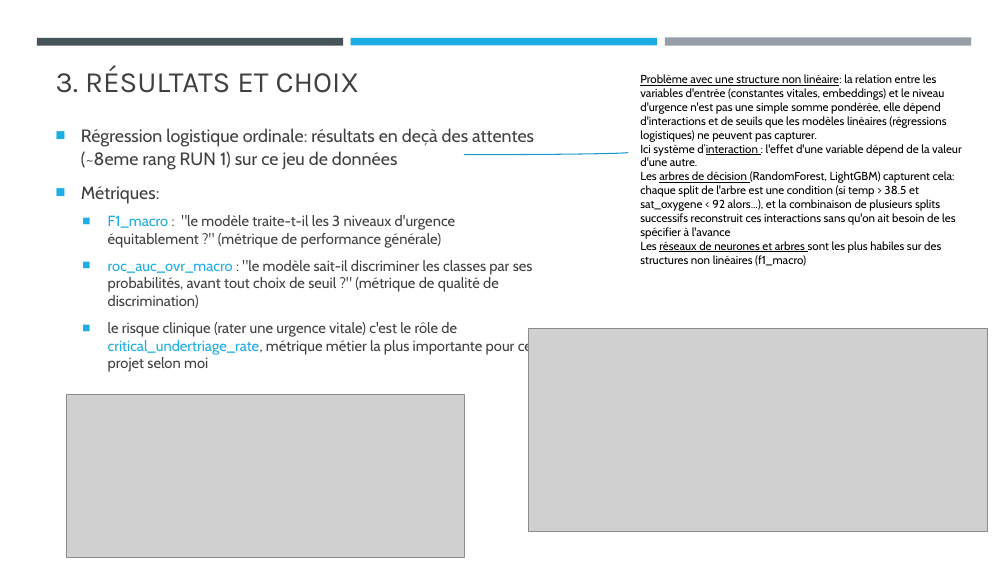
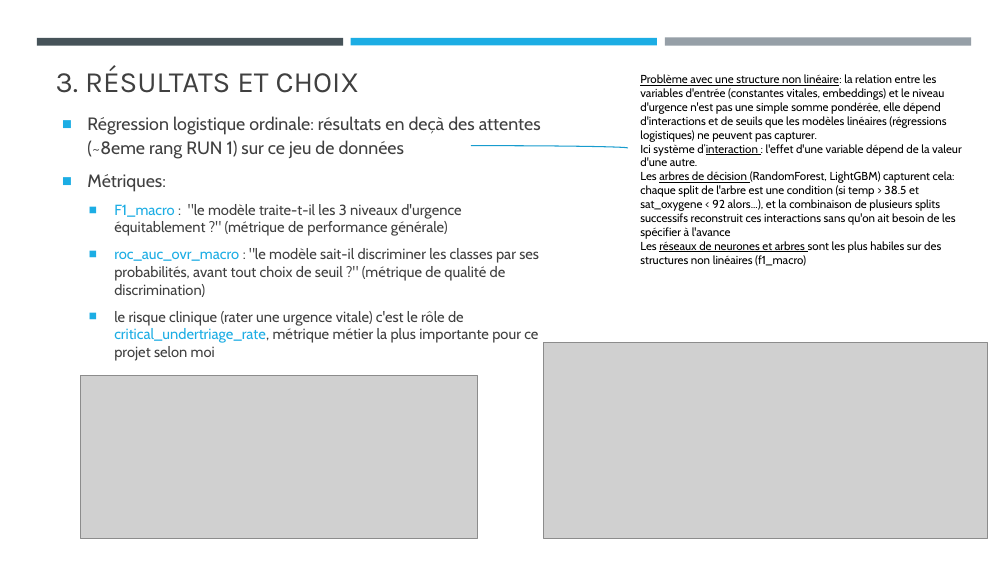
Before and after one commit to brunobiscay/CISIA, a slide deck: slide 8 of Presentation_BrunoBiscay.pptx. Drawn at 1008x567 pixels with LibreOffice and Linux fonts; fonts in the diff are those of the drawing; grey boxes stand for pictures. Boxes give left, top, right and bottom in pixels: in the first picture for what was removed or moved away, otherwise in the second. Text is boxed around its words. In the diff, an @@ line names an element or a change of style, - is before the commit and + after.

```diff
--- a/Presentation_BrunoBiscay.pptx
+++ b/Presentation_BrunoBiscay.pptx
@@ text "Régression logistique ordinale: résultats en ...": place and size @@
-text "Régression logistique ordinale: résultats en ..." at (81, 128, 534, 372)
+text "Régression logistique ordinale: résultats en ..." at (87, 116, 541, 361)
@@ arc (boxed as its full ellipse): place and size @@
-arc (boxed as its full ellipse) at (301, 150, 628, 155)
+arc (boxed as its full ellipse) at (315, 146, 628, 150)
@@ arc (boxed as its full ellipse) at (315, 146, 628, 150): mirrored @@
@@ picture: place and size @@
-picture at (529, 329, 988, 532)
+picture at (544, 343, 988, 538)
@@ picture: place and size @@
-picture at (67, 394, 464, 557)
+picture at (80, 375, 478, 538)
```
Also in this commit, not shown: 3 other slides changed, 3 slides added, 2 slides removed, 4 other files.
